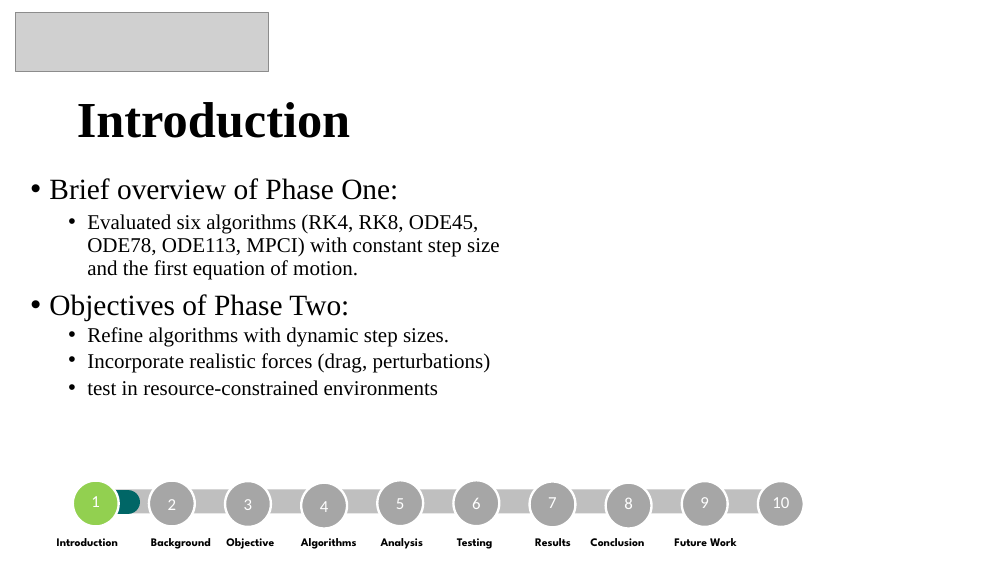
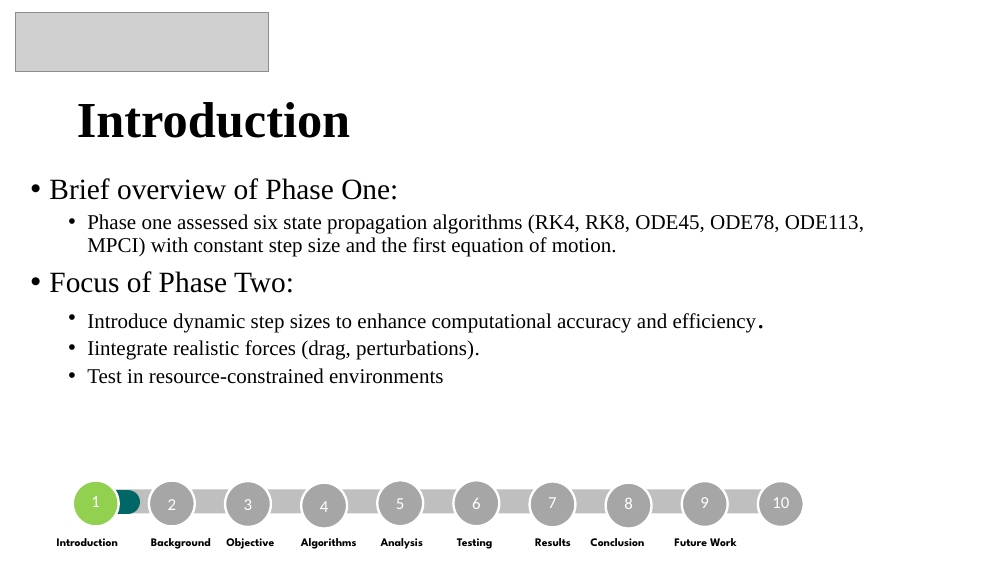
Before and after one commit to BraudeMechInd4-0/Autonomous-satellite-, a slide deck: slide 3 of project_phase2/project presentation/Project Final B.pptx. Drawn at 1008x567 pixels with LibreOffice and Linux fonts; fonts in the diff are those of the drawing; grey boxes stand for pictures. Boxes give left, top, right and bottom in pixels: in the first picture for what was removed or moved away, otherwise in the second. Text is boxed around its words. In the diff, an @@ line names an element or a change of style, - is before the commit and + after.

```diff
--- a/project_phase2/project presentation/Project Final B.pptx
+++ b/project_phase2/project presentation/Project Final B.pptx
@@ text at [49,214,864,384]: text changed @@
-  • Evaluated six algorithms (RK4, RK8, ODE45, ODE78, ODE113, MPCI) with constant step size and the first equation of motion.
-• Objectives of Phase Two:
-  • Refine algorithms with dynamic step sizes.
-  • Incorporate realistic forces (drag, perturbations)
-  • test in resource-constrained environments
+  • Phase one assessed six state propagation algorithms (RK4, RK8, ODE45, ODE78, ODE113, MPCI) with constant step size and the first equation of motion.
+• Focus of Phase Two:
+  • Introduce dynamic step sizes to enhance computational accuracy and efficiency.
+  • Iintegrate realistic forces (drag, perturbations).
+  • Test in resource-constrained environments
```
Also in this commit, not shown: 2 other slides changed.
